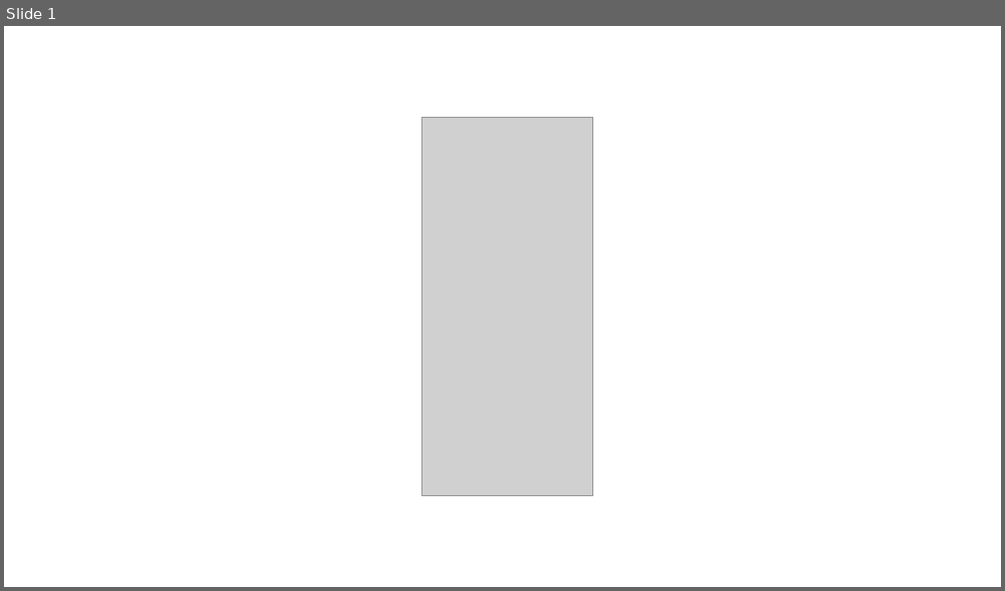
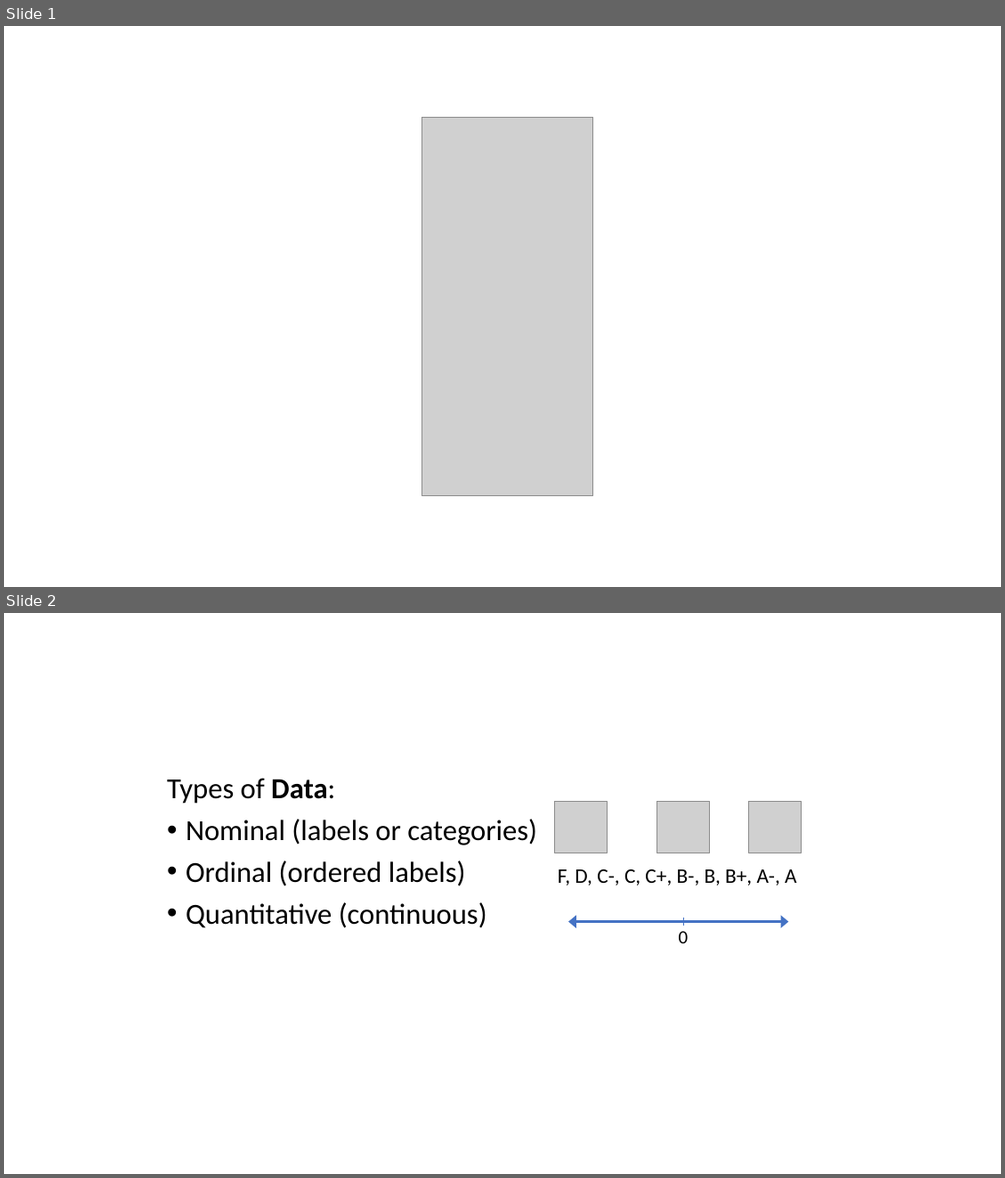
Before and after one commit to UWDIRECT/UWDIRECT.github.io, a slide deck: dsmcer_2023_update/Lecture_Notebooks/L1_visual_support.pptx. Shown one above the other, each under a label of ours: slide 1 before the commit, slides 1 and 2 after it. The pictures are 1005x591 and 1005x1178 pixels, drawn with LibreOffice and Linux fonts; fonts in the diff are those of the drawing; grey boxes stand for pictures. Boxes give left, top, right and bottom in pixels: in the first picture for what was removed or moved away, otherwise in the second. Text is boxed around its words. In the diff, an @@ line names an element or a change of style, - is before the commit and + after.

```diff
--- a/dsmcer_2023_update/Lecture_Notebooks/L1_visual_support.pptx
+++ b/dsmcer_2023_update/Lecture_Notebooks/L1_visual_support.pptx
@@ slide 2 added at bbox=[4, 613, 1001, 1174], background #FFFFFF @@
@@ text added at bbox=[167, 778, 537, 928], 28 pt, text #000000 @@
+Types of Data:
+• Nominal (labels or categories)
+• Ordinal (ordered labels)
+• Quantitative (continuous)
@@ picture added at bbox=[555, 801, 607, 853] @@
@@ picture added at bbox=[657, 801, 710, 853] @@
@@ picture added at bbox=[749, 801, 801, 853] @@
@@ text added at bbox=[558, 869, 796, 885], 20 pt, text #000000 @@
+F, D, C-, C, C+, B-, B, B+, A-, A
@@ double arrow added from (568, 922) to (788, 922), #4472C4 2.5 pt @@
@@ text added at bbox=[679, 931, 688, 943], 18 pt, text #000000 @@
+0
@@ line added from (684, 925) to (684, 917), #4472C4 1 pt @@
```
Also in this commit, not shown: 5 other slides added, 1 slide removed, 2 other files.
